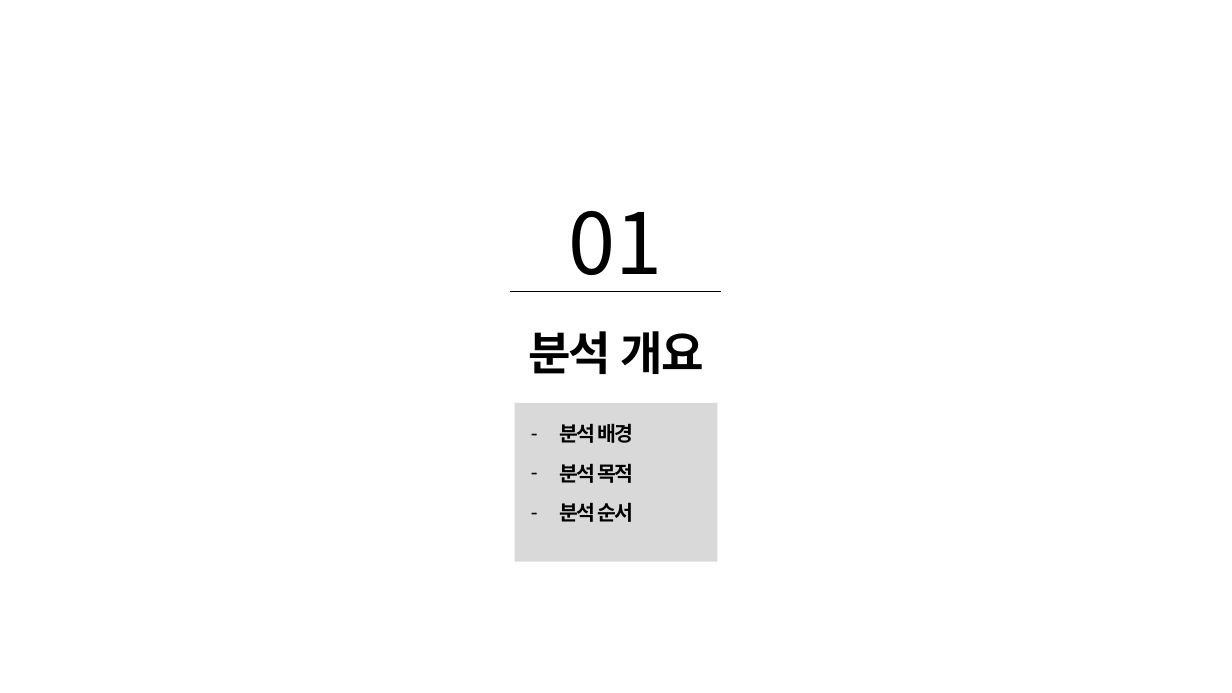
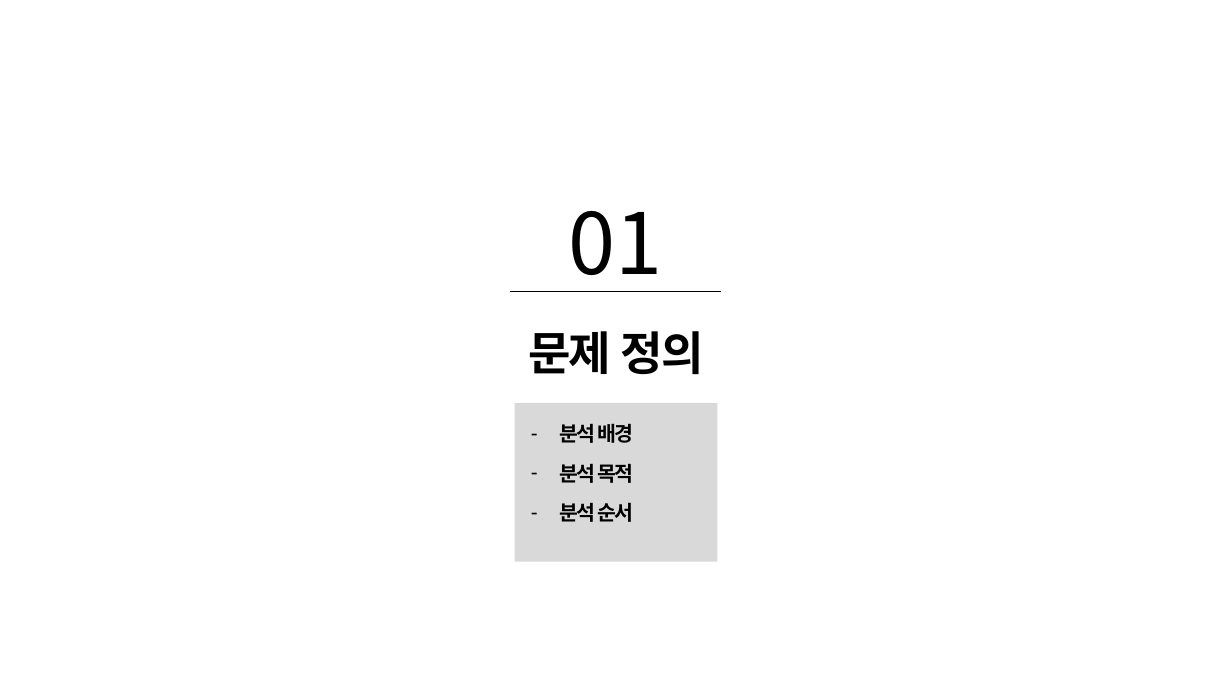
Before and after one commit to DominKim/Data_literacy, a slide deck: slide 3 of 2.프로젝트/1.경돼/5.분석결과/경돼x데이터리터러시.pptx. Drawn at 1232x693 pixels with LibreOffice and Linux fonts; fonts in the diff are those of the drawing. Boxes give left, top, right and bottom in pixels: in the first picture for what was removed or moved away, otherwise in the second. Text is boxed around its words. In the diff, an @@ line names an element or a change of style, - is before the commit and + after.

```diff
--- a/2.프로젝트/1.경돼/5.분석결과/경돼x데이터리터러시.pptx
+++ b/2.프로젝트/1.경돼/5.분석결과/경돼x데이터리터러시.pptx
@@ text at <box>528,331,704,374</box>: text changed @@
-분석 개요
+문제 정의
```
Also in this commit, not shown: 1 other slide changed, 14 slides added, 2 slides removed, 9 other files.
